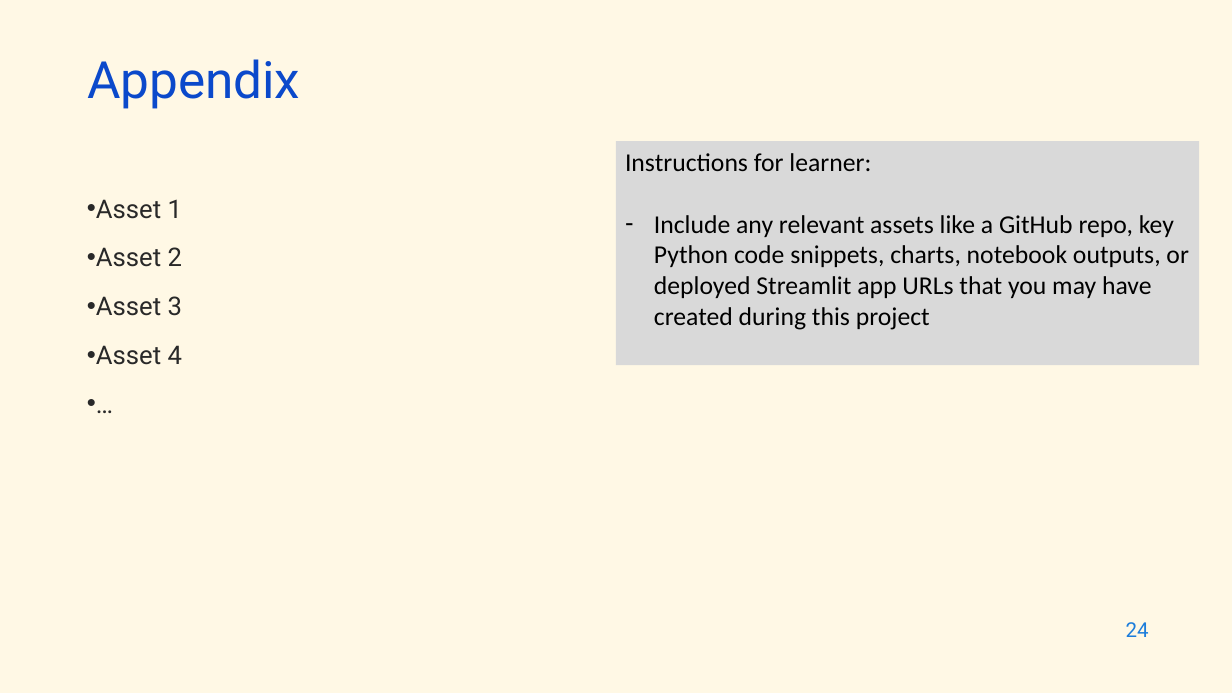
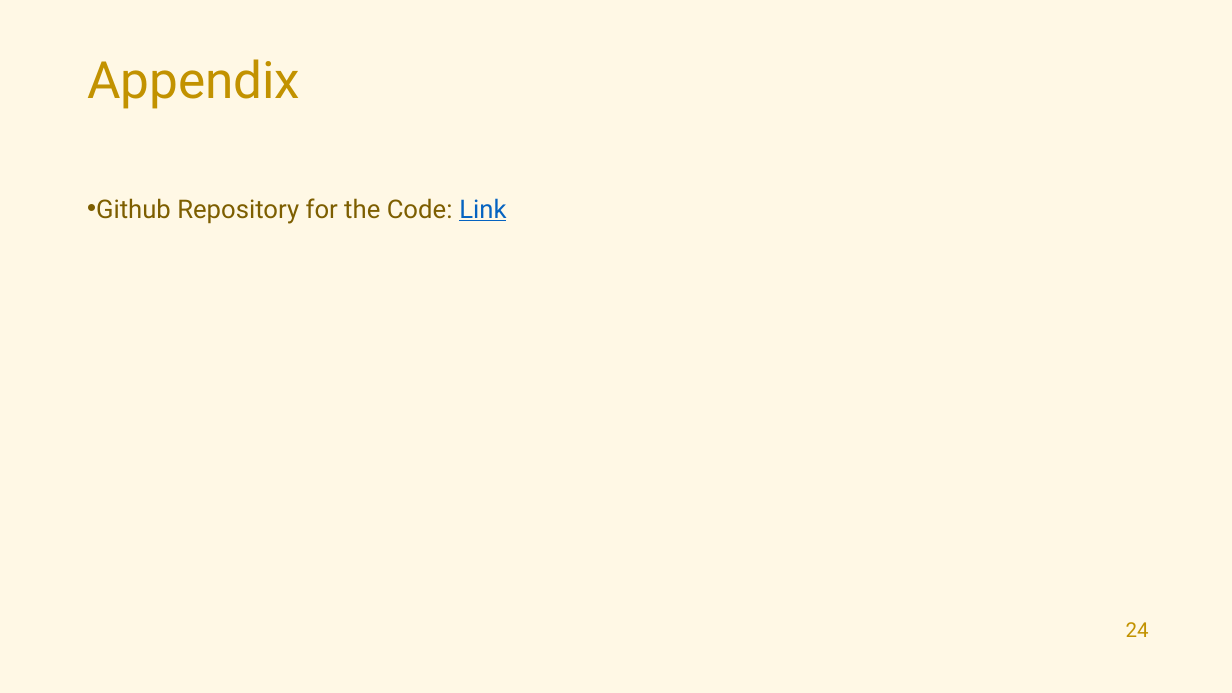
Before and after one commit to sahersoufan/IBM-Machine-Learning, a slide deck: slide 24 of Machine Learning Capstone/IBM Machine Learning Capstone - Recommendation System POC.pptx. Drawn at 1232x693 pixels with LibreOffice and Linux fonts; fonts in the diff are those of the drawing. Boxes give left, top, right and bottom in pixels: in the first picture for what was removed or moved away, otherwise in the second. Text is boxed around its words. In the diff, an @@ line names an element or a change of style, - is before the commit and + after.

```diff
--- a/Machine Learning Capstone/IBM Machine Learning Capstone - Recommendation System POC.pptx
+++ b/Machine Learning Capstone/IBM Machine Learning Capstone - Recommendation System POC.pptx
@@ text "Appendix" at (87, 59, 300, 109): text colour #0B49CB to #C29200 @@
@@ rectangle removed at (616, 141, 1200, 365) @@
-Instructions for learner:
-– Include any relevant assets like a GitHub repo, key Python code snippets, charts, notebook outputs, or deployed Streamlit app URLs that you may have created during this project
@@ text at (96, 198, 506, 224): text changed; text colour #292929 to #7D5E00 @@
-• Asset 1
-• Asset 2
-• Asset 3
-• Asset 4
-• …
+• Github Repository for the Code: Link
@@ page number at (1126, 622, 1149, 637): text colour #1C7DDB to #C29200 @@
```
Also in this commit, not shown: 23 other slides changed.
